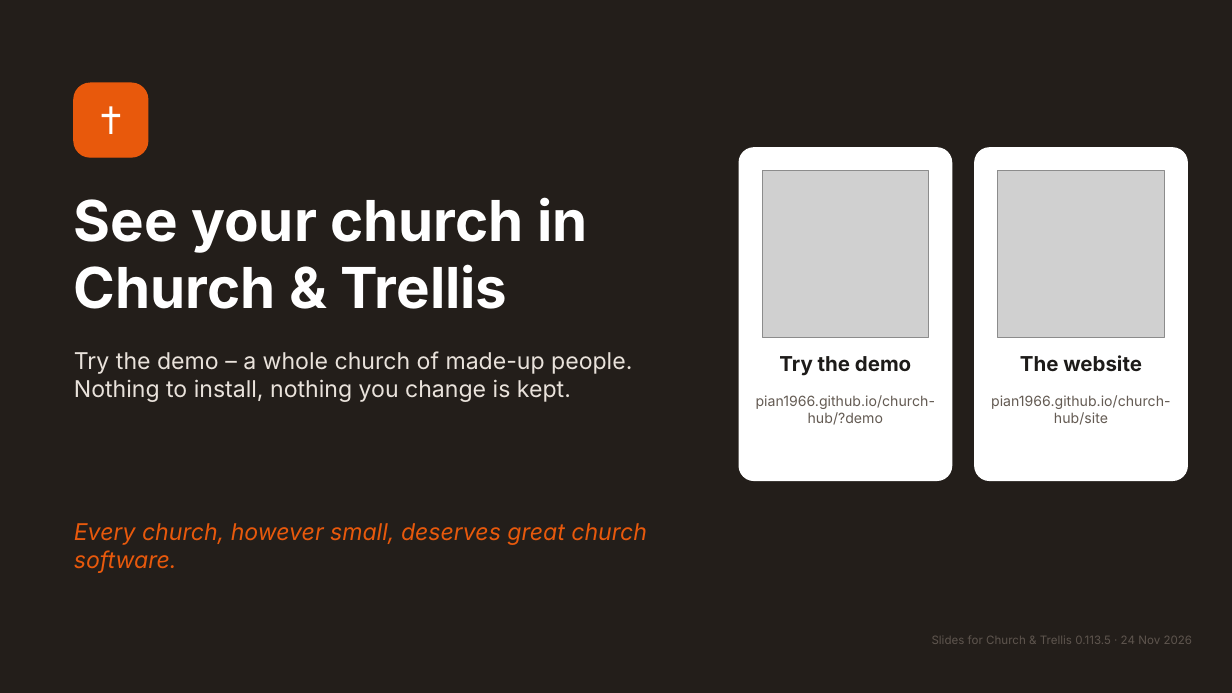
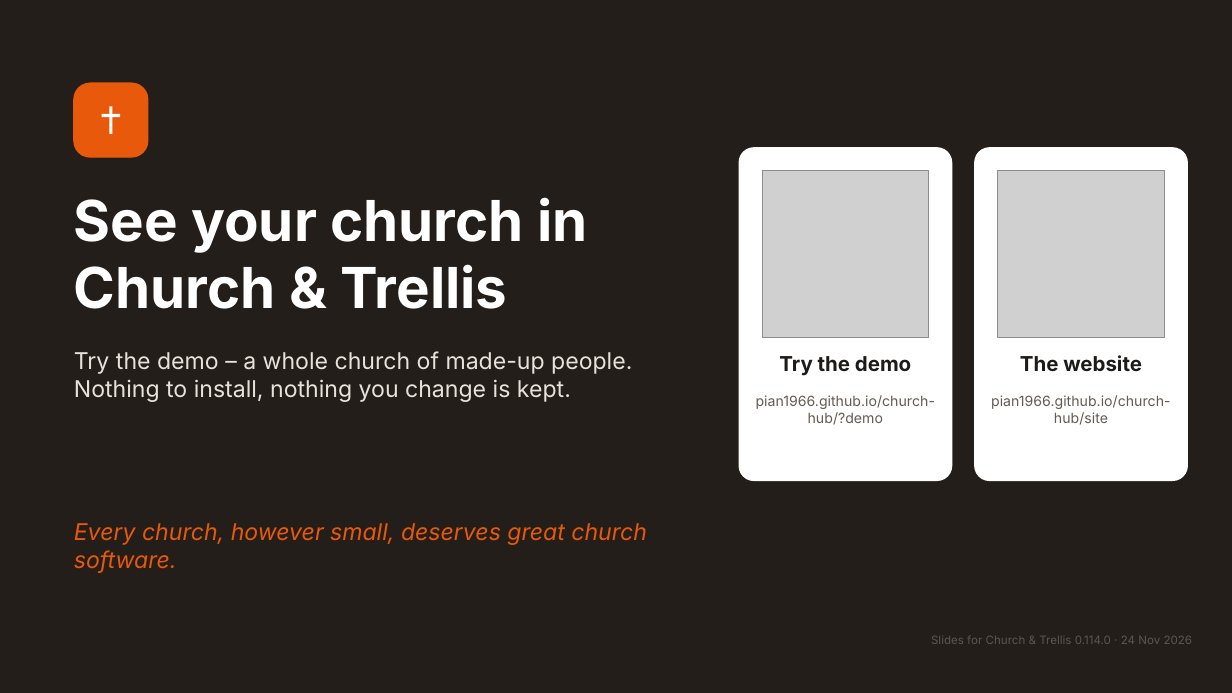
Before and after one commit to pian1966/church-hub, a slide deck: slide 17 of docs/presentation/church-and-trellis-presentation.pptx. Drawn at 1232x693 pixels with LibreOffice and Linux fonts; fonts in the diff are those of the drawing; grey boxes stand for pictures. Boxes give left, top, right and bottom in pixels: in the first picture for what was removed or moved away, otherwise in the second. Text is boxed around its words. In the diff, an @@ line names an element or a change of style, - is before the commit and + after.

```diff
--- a/docs/presentation/church-and-trellis-presentation.pptx
+++ b/docs/presentation/church-and-trellis-presentation.pptx
@@ text at <box>931,635,1193,644</box>: text changed @@
-Slides for Church & Trellis 0.113.5 · 24 Nov 2026
+Slides for Church & Trellis 0.114.0 · 24 Nov 2026
```
Also in this commit, not shown: 24 other files.
